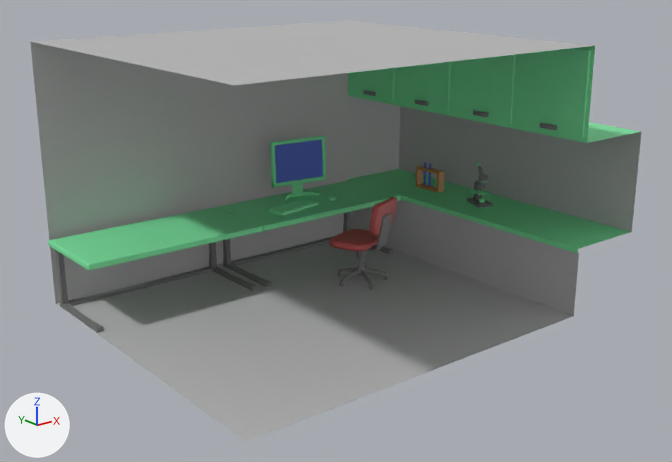
Before and after pictures for a commit that changed the FBX model MdJam/Assets/FBX/Laboratoire.fbx.
Rendered twice from a 50 mm camera at (-0.998, -1.316, 0.574) aimed at (-0.109, -0.205, 0.13). Arrows for +X, +Y and +Z are at lower left; the lights stay in place. Where no turn or scale is listed for an object, it has been applied to the vertices.

The scene before the commit, as lines of its bpy script (objects in view):
```python
me_mesh = bpy.data.meshes.new('Mesh')
me_mesh.from_pydata(...)  # 137 vertices, 121 faces; spans x -0.463..0.3, y -0.474..0.094, z 0.0..0.426
# faces by material slot: [25, 60, 36]
me_mesh.materials.append(mat_lambert1)  # grey #bcbcbc
me_mesh.materials.append(mat_plastique)  # green #7de7a3
me_mesh.materials.append(mat_metal)  # grey #757575
me_mesh_002 = bpy.data.meshes.new('Mesh.002')
me_mesh_002.from_pydata(...)  # 913 vertices, 939 faces; spans x -0.052..0.051, y -0.06..0.052, z 0.0..0.154
# faces by material slot: [619, 320]
me_mesh_002.materials.append(mat_metal)  # grey #757575
me_mesh_002.materials.append(mat_clothes)  # red #bd5050
me_mesh_003 = bpy.data.meshes.new('Mesh.003')
me_mesh_003.from_pydata(...)  # 108 vertices, 100 faces; spans x -0.0563..0.0562, y -0.0176..0.0137, z 0.0..0.1102
# faces by material slot: [94, 6]
me_mesh_003.materials.append(mat_plastique)  # green #7de7a3
me_mesh_003.materials.append(mat_screen)  # blue #5169ca
ob_chaise = bpy.data.objects.new('Chaise', me_mesh_002)
ob_chaise.location = (0.0, -0.139, 0.0)
ob_ecran = bpy.data.objects.new('Ecran', me_mesh_003)
ob_ecran.location = (0.0, 0.042, 0.115)
ob_laboratoire = bpy.data.objects.new('Laboratoire', me_mesh)
ob_laboratoire.location = (0.0, 0.0, 0.0)
# also in view: 'Table' at (0.0, 0.005, 0.058); 'Table1' at (-0.314, 0.005, 0.058)
```
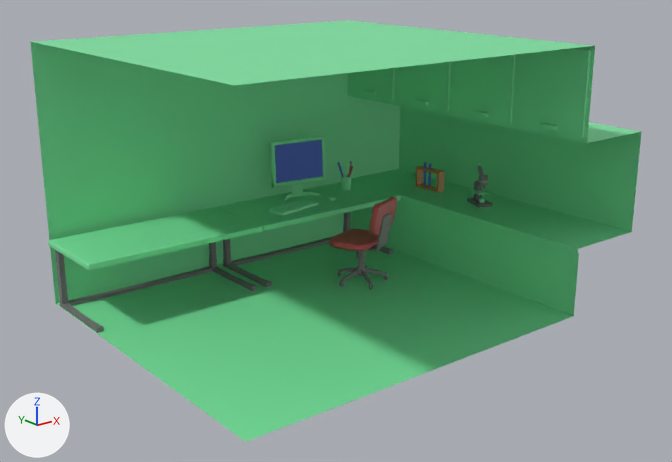
Pixel boxes [x1, y1, x2, y2] of what changed, in the pictures (672 x 462 px):
'Stylos1', added: after [338, 161, 353, 190]
    faces in mat_plastique (green #7de7a3): [341, 175, 351, 190]
part 1 of me_mesh, recoloured (grey to green): [30, 20, 642, 441] in both
part 2 of me_mesh, recoloured: [363, 90, 557, 130] in both

The change in detail:
me_mesh has 137 vertices, 121 faces and spans x -0.463..0.3, y -0.474..0.094, z 0.0..0.426.
me_mesh is used by ob_laboratoire; location (0.0, 0.0, 0.0).
me_mesh part 1: all 25 faces that had it switch from mat_lambert1 (grey #bcbcbc) to mat_plastique (green #7de7a3).
me_mesh part 2: all 36 faces that had it switch from mat_metal (grey #757575) to mat_plastique (green #7de7a3).
Mesh me_mesh_008_1 is new.
It has 380 vertices, 384 faces and spans x -0.0117..0.0132, y -0.0167..0.0141, z -0.0005..0.0551.
Faces by material slot: [60, 108, 108, 108].
It uses material mat_plastique (green #7de7a3).
It uses material mat_metal (grey #757575).
It uses material mat_screen (blue #5169ca).
It uses material mat_clothes (red #bd5050).
Object 'Stylos1' (ob_stylos1) is new; it shows me_mesh_008_1.
Its location is (0.102, 0.027, 0.115).
